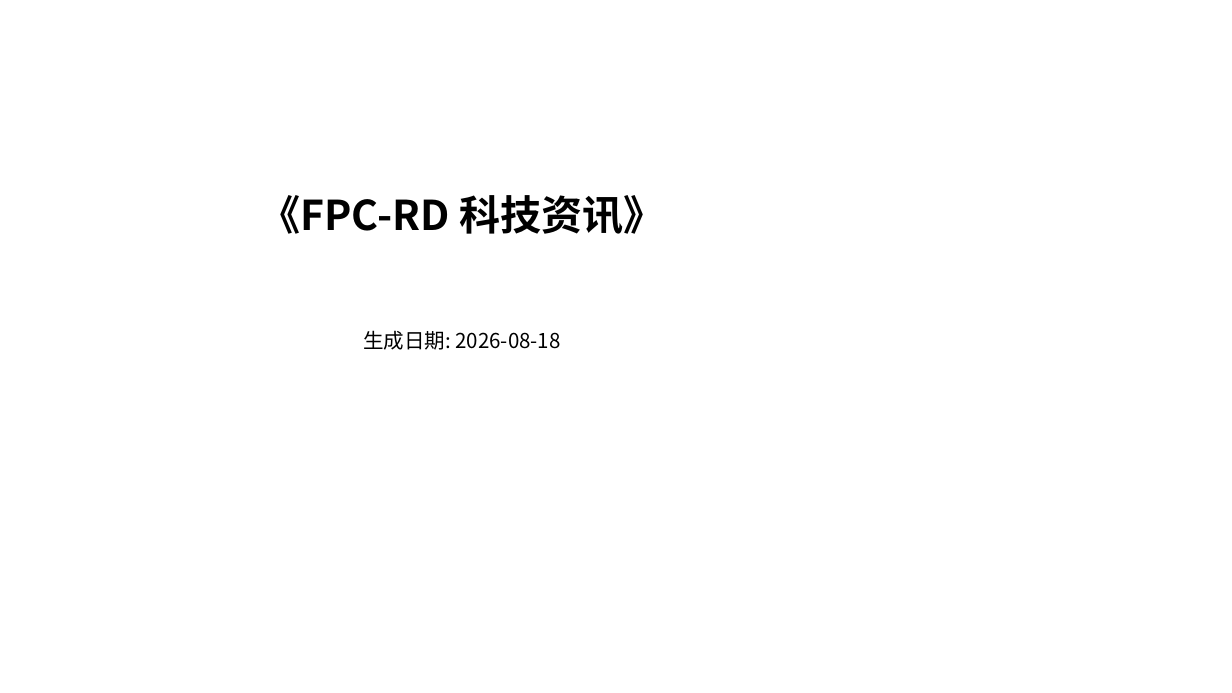
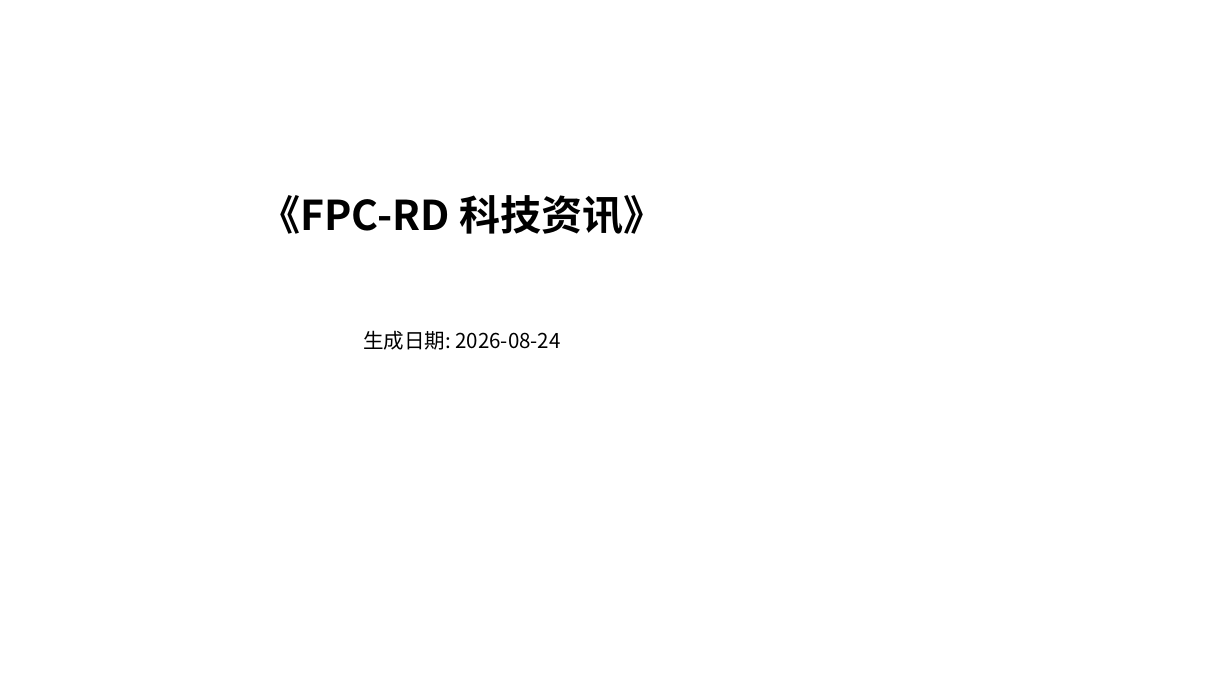
Before and after one commit to Sna9e/collectNews, a slide deck: slide 2 of stub_validation_channel1_timeline_apple.pptx. Drawn at 1232x693 pixels with LibreOffice and Linux fonts; fonts in the diff are those of the drawing. Boxes give left, top, right and bottom in pixels: in the first picture for what was removed or moved away, otherwise in the second. Text is boxed around its words. In the diff, an @@ line names an element or a change of style, - is before the commit and + after.

```diff
--- a/stub_validation_channel1_timeline_apple.pptx
+++ b/stub_validation_channel1_timeline_apple.pptx
@@ text at [363, 330, 560, 350]: text changed @@
-生成日期: 2026-08-18
+生成日期: 2026-08-24
```
Also in this commit, not shown: 55 other files.
